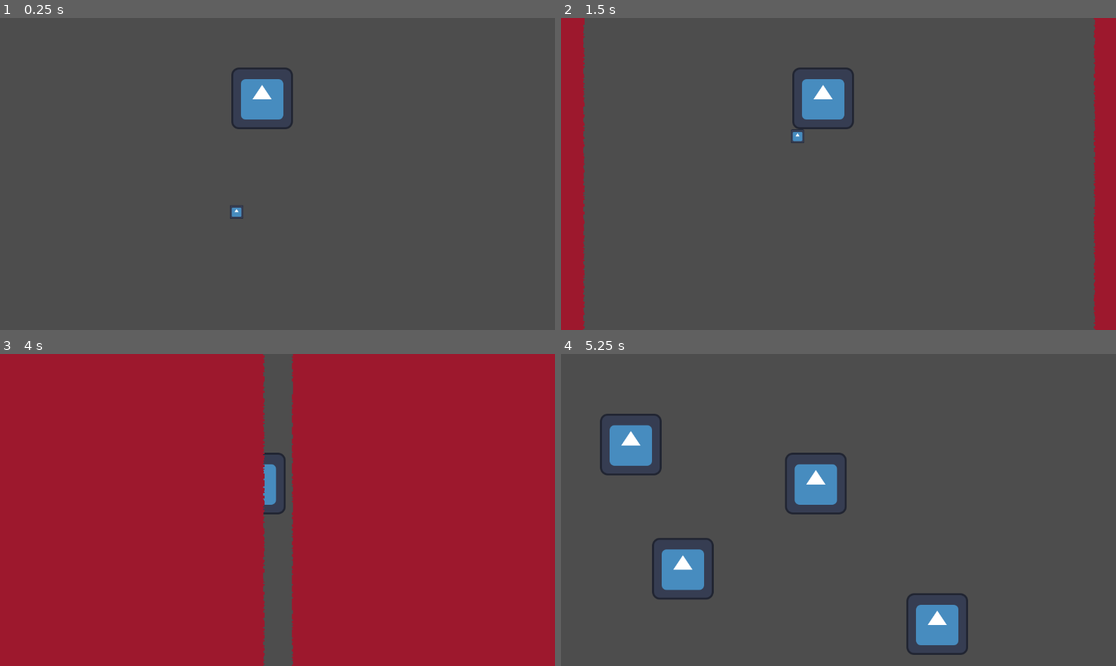
Above: before the commit, frames 1-4 (two rows, left to right).
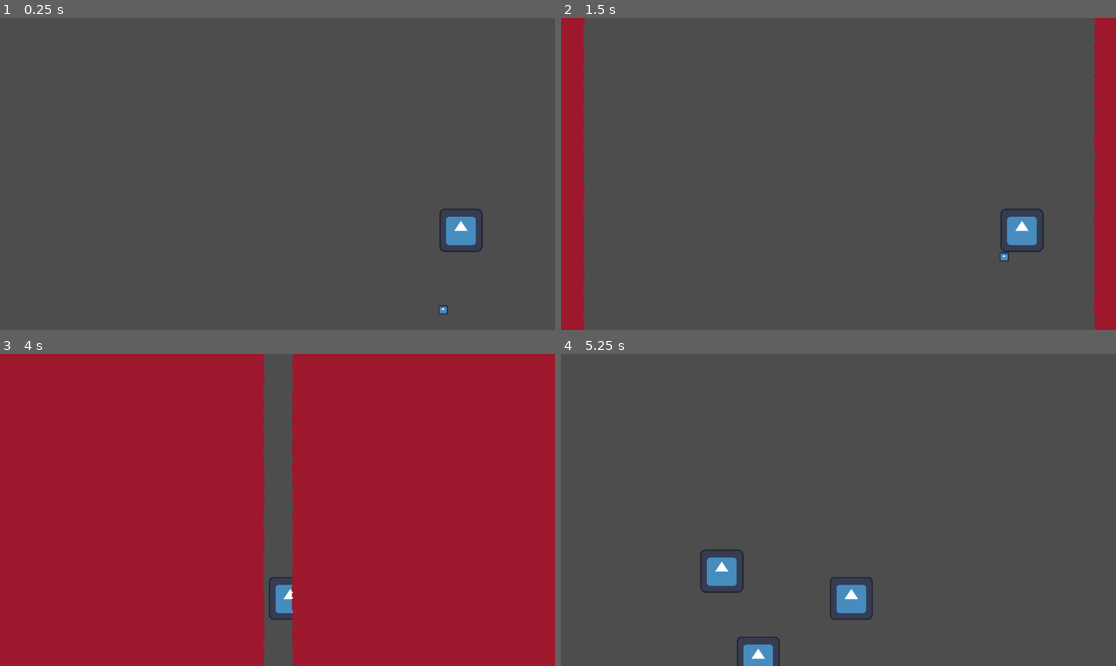
Above: after the commit, the same moments.

Repository: MikalMica/Mascarada-to-wapa
Game: Godot game, scene res://Scenes/Scenarios/LevelProgressionTest.tscn
Same seed, same stepped clock (60 frames per second), same inputs: the game is played once before the commit and once after it. The project has no main scene, so this scene is started directly. The engine's default icon, where the game draws it, is replaced by a stand-in: a white triangle on a blue panel in a dark square.
Inputs:
- Up to frame 1 (0.25 s): no input
- Up to frame 2 (1.5 s): tap Enter at 0.5 s; hold E (default_mask) 0.53-1.28 s; hold Up (Up) from 0.53 s (still down); tap R (object_mask) at 1.35 s
- Up to frame 3 (4 s): release Up (Up) at 2.03 s; hold E (default_mask) 2.03-2.78 s; hold A (Left) 2.03-3.53 s; tap Space at 2.75 s; tap R (object_mask) at 2.85 s; tap Enter at 3.5 s; hold Down (Down) from 3.53 s (still down); hold E (default_mask) from 3.53 s (still down)
- Up to frame 4 (5.25 s): release Down (Down) at 4.28 s; release E (default_mask) at 4.28 s; hold Right (Right) 4.28-5.03 s; tap R (object_mask) at 4.35 s; tap Space at 5 s; hold Up (Up) from 5.03 s (still down); hold E (default_mask) from 5.03 s (still down)

The runs differ from the first frame. In frame 1, 2.0% of the frame differs, in the area x 41-87%, y 15-96%; in frame 2, 2.0%; in frame 3, 0.8%; in frame 4, 6.7%, in the area x 7-74%, y 19-100%.

Commit message:
Camara implementada para hacer efectos chulos de shake

Diff:
--- a/MascaradaToWapa/Scenes/Objects/player_new.tscn
+++ b/MascaradaToWapa/Scenes/Objects/player_new.tscn
@@ -6,7 +6,7 @@
 
 [sub_resource type="RectangleShape2D" id="RectangleShape2D_81akd"]
 
-[node name="Player" type="RigidBody2D" unique_id=1647835319]
+[node name="Player" type="RigidBody2D" unique_id=1647835319 groups=["player"]]
 collision_layer = 129
 gravity_scale = 0.0
 script = ExtResource("1_n4sih")
--- /dev/null
+++ b/MascaradaToWapa/Scenes/Prefabs/camera_2d.tscn
@@ -0,0 +1,6 @@
+[gd_scene format=3 uid="uid://dyq8p3l4um33l"]
+
+[ext_resource type="Script" uid="uid://ceemdxnx1inr" path="res://Scripts/Camera.gd" id="1_p763x"]
+
+[node name="Camera2D" type="Camera2D" unique_id=1676999046]
+script = ExtResource("1_p763x")
--- /dev/null
+++ b/MascaradaToWapa/Scenes/Scenarios/test_scene.tscn
@@ -0,0 +1,7 @@
+[gd_scene format=3 uid="uid://n50v28ewoplp"]
+
+[ext_resource type="PackedScene" uid="uid://3xdvejjvv1hs" path="res://Scenes/Objects/player_new.tscn" id="1_7e6j3"]
+
+[node name="test_scene" type="Node2D" unique_id=1938332153]
+
+[node name="Player" parent="." unique_id=1647835319 instance=ExtResource("1_7e6j3")]
--- /dev/null
+++ b/MascaradaToWapa/Scripts/Camera.gd
@@ -0,0 +1,85 @@
+extends Camera2D
+
+var INIT_ZOOM:Vector2 = Vector2(0.7,0.7)
+const INIT_OFFSET:Vector2 = Vector2.ZERO
+
+var cur_zoom:Vector2 = INIT_ZOOM
+var cur_offset:Vector2 = INIT_OFFSET
+
+var shake_recov_factor:float = 1.0
+var zoom_recov_factor:float = 2.0
+
+@export var _follow:bool = false
+@export var vertical_margin:float = 80.0
+@export var follow_speed:float = 5.0
+
+var GROUP_NAME:StringName = &"player"
+
+@onready var target:Node2D = get_tree().get_first_node_in_group(GROUP_NAME)
+
+
+func _ready():
+	zoom = INIT_ZOOM
+	offset = INIT_OFFSET
+
+	SceneManager.fade_complete.connect(func():
+		_follow = true
+		target = get_tree().get_first_node_in_group(GROUP_NAME))
+
+	make_current()
+
+func _process(delta: float) -> void:
+	follow_target(delta)
+	recover_zoom(delta)
+	recover_offset_and_shake(delta)
+
+
+func follow_target(delta: float) -> void:
+	if target == null:
+		target = get_tree().get_first_node_in_group(GROUP_NAME)
+		return
+
+	if not _follow:
+		return
+
+	var target_pos: Vector2 = target.global_position
+
+	global_position.x = target_pos.x
+
+	var cam_y := global_position.y
+	var top_limit := cam_y - vertical_margin
+	var bottom_limit := cam_y + vertical_margin
+
+	var desired_y := cam_y
+
+	if target_pos.y < top_limit:
+		desired_y = target_pos.y + vertical_margin
+	elif target_pos.y > bottom_limit:
+		desired_y = target_pos.y - vertical_margin
+
+	global_position.y = lerp(cam_y, desired_y, follow_speed * delta)
+
+
+func recover_offset_and_shake(delta:float) -> void:
+	cur_offset = lerp(cur_offset, INIT_OFFSET, delta * shake_recov_factor)
+	cur_offset.x = randf_range(cur_offset.x * -1.0, cur_offset.x * 1.0)
+	cur_offset.y = randf_range(cur_offset.y * -1.0, cur_offset.y * 1.0)
+	offset = cur_offset
+
+
+func recover_zoom(delta:float) -> void:
+	cur_zoom = lerp(cur_zoom, INIT_ZOOM, zoom_recov_factor * delta)
+	zoom = cur_zoom
+
+
+func set_zoom_str(zoom_str:float) -> void:
+	cur_zoom *= zoom_str
+
+
+func set_shake_str(shake_val:Vector2) -> void:
+	cur_offset += shake_val
+
+
+func shake_camera(zoom_str:float, shake_val:Vector2) -> void:
+	set_zoom_str(zoom_str)
+	set_shake_str(shake_val)
--- /dev/null
+++ b/MascaradaToWapa/Tilemaps/bw_tilemap/tileset_bw_tilemap.tres
@@ -0,0 +1,411 @@
+[gd_resource type="TileSet" load_steps=8 format=3 uid="uid://dbigu3i4b0uvj"]
+
+[ext_resource type="Texture2D" uid="uid://lg43rb8naknp" path="res://Tilemaps/bw_tilemap/tileset_bw_tilemap.png" id="1"]
+[ext_resource type="PackedScene" uid="uid://cnfjbr62snb4o" path="res://Prefabs/Elements/pogo_platform.tscn" id="2_6t30j"]
+[ext_resource type="PackedScene" uid="uid://fxhqwmo6vacf" path="res://Prefabs/Props/spikes.tscn" id="2_62iiw"]
+[ext_resource type="PackedScene" uid="uid://2dibxxlwee22" path="res://Prefabs/Props/prop_with_wind.tscn" id="3_ks68b"]
+
+[sub_resource type="NavigationPolygon" id="NavigationPolygon_ks68b"]
+vertices = PackedVector2Array(64, 64, -64, 64, -64, -64, 64, -64)
+polygons = Array[PackedInt32Array]([PackedInt32Array(0, 1, 2, 3)])
+outlines = Array[PackedVector2Array]([PackedVector2Array(-64, -64, 64, -64, 64, 64, -64, 64)])
+agent_radius = 0.0
+
+[sub_resource type="TileSetAtlasSource" id="TileSetAtlasSource_ks68b"]
+texture = ExtResource("1")
+texture_region_size = Vector2i(128, 128)
+0:0/0 = 0
+0:0/0/terrain_set = 0
+0:0/0/terrain = 0
+0:0/0/physics_layer_0/polygon_0/points = PackedVector2Array(-64, -64, 64, -64, 64, 64, -64, 64)
+0:0/0/terrains_peering_bit/right_side = 0
+0:0/0/terrains_peering_bit/bottom_right_corner = 0
+0:0/0/terrains_peering_bit/bottom_side = 0
+1:0/0 = 0
+1:0/0/terrain_set = 0
+1:0/0/terrain = 0
+1:0/0/physics_layer_0/polygon_0/points = PackedVector2Array(-64, -64, 64, -64, 64, 64, -64, 64)
+1:0/0/terrains_peering_bit/right_side = 0
+1:0/0/terrains_peering_bit/bottom_right_corner = 0
+1:0/0/terrains_peering_bit/bottom_side = 0
+1:0/0/terrains_peering_bit/bottom_left_corner = 0
+1:0/0/terrains_peering_bit/left_side = 0
+2:0/0 = 0
+2:0/0/terrain_set = 0
+2:0/0/terrain = 0
+2:0/0/physics_layer_0/polygon_0/points = PackedVector2Array(-64, -64, 64, -64, 64, 64, -64, 64)
+2:0/0/terrains_peering_bit/bottom_side = 0
+2:0/0/terrains_peering_bit/bottom_left_corner = 0
+2:0/0/terrains_peering_bit/left_side = 0
+3:0/0 = 0
+3:0/0/terrain_set = 0
+3:0/0/terrain = 0
+3:0/0/physics_layer_0/polygon_0/points = PackedVector2Array(-64, -64, 64, -64, 64, 64, -64, 64)
+3:0/0/terrains_peering_bit/bottom_side = 0
+4:0/0 = 0
+4:0/0/terrain_set = 0
+4:0/0/terrain = 0
+4:0/0/physics_layer_0/polygon_0/points = PackedVector2Array(-64, -64, 64, -64, 64, 64, -64, 64)
+4:0/0/terrains_peering_bit/right_side = 0
+4:0/0/terrains_peering_bit/bottom_side = 0
+5:0/0 = 0
+5:0/0/terrain_set = 0
+5:0/0/terrain = 0
+5:0/0/physics_layer_0/polygon_0/points = PackedVector2Array(-64, -64, 64, -64, 64, 64, -64, 64)
+5:0/0/terrains_peering_bit/right_side = 0
+5:0/0/terrains_peering_bit/bottom_side = 0
+5:0/0/terrains_peering_bit/bottom_left_corner = 0
+5:0/0/terrains_peering_bit/left_side = 0
+6:0/0 = 0
+6:0/0/terrain_set = 0
+6:0/0/terrain = 0
+6:0/0/physics_layer_0/polygon_0/points = PackedVector2Array(-64, -64, 64, -64, 64, 64, -64, 64)
+6:0/0/terrains_peering_bit/right_side = 0
+6:0/0/terrains_peering_bit/bottom_right_corner = 0
+6:0/0/terrains_peering_bit/bottom_side = 0
+6:0/0/terrains_peering_bit/left_side = 0
+7:0/0 = 0
+7:0/0/terrain_set = 0
+7:0/0/terrain = 0
+7:0/0/physics_layer_0/polygon_0/points = PackedVector2Array(-64, -64, 64, -64, 64, 64, -64, 64)
+7:0/0/terrains_peering_bit/bottom_side = 0
+7:0/0/terrains_peering_bit/left_side = 0
+8:0/0 = 0
+8:0/0/terrain_set = 0
+8:0/0/terrain = 0
+8:0/0/physics_layer_0/polygon_0/points = PackedVector2Array(-64, -64, 64, -64, 64, 64, -64, 64)
+8:0/0/terrains_peering_bit/right_side = 0
+8:0/0/terrains_peering_bit/bottom_side = 0
+8:0/0/terrains_peering_bit/left_side = 0
+9:0/0 = 0
+9:0/0/terrain_set = 0
+9:0/0/terrain = 0
+9:0/0/physics_layer_0/polygon_0/points = PackedVector2Array(-64, -64, 64, -64, 64, 64, -64, 64)
+9:0/0/terrains_peering_bit/right_side = 0
+9:0/0/terrains_peering_bit/bottom_right_corner = 0
+9:0/0/terrains_peering_bit/bottom_side = 0
+9:0/0/terrains_peering_bit/left_side = 0
+9:0/0/terrains_peering_bit/top_left_corner = 0
+9:0/0/terrains_peering_bit/top_side = 0
+9:1/0 = 0
+9:1/0/terrain_set = 0
+9:1/0/terrain = 0
+9:1/0/physics_layer_0/polygon_0/points = PackedVector2Array(-64, -64, 64, -64, 64, 64, -64, 64)
+9:1/0/terrains_peering_bit/right_side = 0
+9:1/0/terrains_peering_bit/bottom_side = 0
+9:1/0/terrains_peering_bit/bottom_left_corner = 0
+9:1/0/terrains_peering_bit/left_side = 0
+9:1/0/terrains_peering_bit/top_side = 0
+9:1/0/terrains_peering_bit/top_right_corner = 0
+9:2/0 = 0
+9:2/0/terrain_set = 0
+9:2/0/terrain = 0
+9:2/0/physics_layer_0/polygon_0/points = PackedVector2Array(-64, -64, 64, -64, 64, 64, -64, 64)
+9:2/0/terrains_peering_bit/right_side = 0
+9:2/0/terrains_peering_bit/bottom_right_corner = 0
+9:2/0/terrains_peering_bit/bottom_side = 0
+9:2/0/terrains_peering_bit/left_side = 0
+9:2/0/terrains_peering_bit/top_side = 0
+9:3/0 = 0
+9:3/0/terrain_set = 0
+9:3/0/terrain = 0
+9:3/0/physics_layer_0/polygon_0/points = PackedVector2Array(-64, -64, 64, -64, 64, 64, -64, 64)
+9:3/0/terrains_peering_bit/right_side = 0
+9:3/0/terrains_peering_bit/bottom_side = 0
+9:3/0/terrains_peering_bit/left_side = 0
+9:3/0/terrains_peering_bit/top_side = 0
+9:3/0/terrains_peering_bit/top_right_corner = 0
+10:3/0 = 0
+10:3/0/terrain_set = 0
+10:3/0/terrain = 0
+10:3/0/physics_layer_0/polygon_0/points = PackedVector2Array(-64, -64, 64, -64, 64, 64, -64, 64)
+10:3/0/terrains_peering_bit/right_side = 0
+10:3/0/terrains_peering_bit/bottom_side = 0
+10:3/0/terrains_peering_bit/left_side = 0
+10:3/0/terrains_peering_bit/top_left_corner = 0
+10:3/0/terrains_peering_bit/top_side = 0
+10:2/0 = 0
+10:2/0/terrain_set = 0
+10:2/0/terrain = 0
+10:2/0/physics_layer_0/polygon_0/points = PackedVector2Array(-64, -64, 64, -64, 64, 64, -64, 64)
+10:2/0/terrains_peering_bit/right_side = 0
+10:2/0/terrains_peering_bit/bottom_side = 0
+10:2/0/terrains_peering_bit/bottom_left_corner = 0
+10:2/0/terrains_peering_bit/left_side = 0
+10:2/0/terrains_peering_bit/top_side = 0
+8:1/0 = 0
+8:1/0/terrain_set = 0
+8:1/0/terrain = 0
+8:1/0/physics_layer_0/polygon_0/points = PackedVector2Array(-64, -64, 64, -64, 64, 64, -64, 64)
+8:1/0/terrains_peering_bit/right_side = 0
+8:1/0/terrains_peering_bit/bottom_side = 0
+8:1/0/terrains_peering_bit/left_side = 0
+8:1/0/terrains_peering_bit/top_left_corner = 0
+8:1/0/terrains_peering_bit/top_side = 0
+8:1/0/terrains_peering_bit/top_right_corner = 0
+7:1/0 = 0
+7:1/0/terrain_set = 0
+7:1/0/terrain = 0
+7:1/0/physics_layer_0/polygon_0/points = PackedVector2Array(-64, -64, 64, -64, 64, 64, -64, 64)
+7:1/0/terrains_peering_bit/bottom_side = 0
+7:1/0/terrains_peering_bit/left_side = 0
+7:1/0/terrains_peering_bit/top_left_corner = 0
+7:1/0/terrains_peering_bit/top_side = 0
+6:1/0 = 0
+6:1/0/terrain_set = 0
+6:1/0/terrain = 0
+6:1/0/physics_layer_0/polygon_0/points = PackedVector2Array(-64, -64, 64, -64, 64, 64, -64, 64)
+6:1/0/terrains_peering_bit/right_side = 0
+6:1/0/terrains_peering_bit/bottom_right_corner = 0
+6:1/0/terrains_peering_bit/bottom_side = 0
+6:1/0/terrains_peering_bit/left_side = 0
+6:1/0/terrains_peering_bit/top_left_corner = 0
+6:1/0/terrains_peering_bit/top_side = 0
+6:1/0/terrains_peering_bit/top_right_corner = 0
+5:1/0 = 0
+5:1/0/terrain_set = 0
+5:1/0/terrain = 0
+5:1/0/physics_layer_0/polygon_0/points = PackedVector2Array(-64, -64, 64, -64, 64, 64, -64, 64)
+5:1/0/terrains_peering_bit/right_side = 0
+5:1/0/terrains_peering_bit/bottom_side = 0
+5:1/0/terrains_peering_bit/bottom_left_corner = 0
+5:1/0/terrains_peering_bit/left_side = 0
+5:1/0/terrains_peering_bit/top_left_corner = 0
+5:1/0/terrains_peering_bit/top_side = 0
+5:1/0/terrains_peering_bit/top_right_corner = 0
+4:1/0 = 0
+4:1/0/terrain_set = 0
+4:1/0/terrain = 0
+4:1/0/physics_layer_0/polygon_0/points = PackedVector2Array(-64, -64, 64, -64, 64, 64, -64, 64)
+4:1/0/terrains_peering_bit/right_side = 0
+4:1/0/terrains_peering_bit/bottom_side = 0
+4:1/0/terrains_peering_bit/top_side = 0
+4:1/0/terrains_peering_bit/top_right_corner = 0
+3:1/0 = 0
+3:1/0/terrain_set = 0
+3:1/0/terrain = 0
+3:1/0/physics_layer_0/polygon_0/points = PackedVector2Array(-64, -64, 64, -64, 64, 64, -64, 64)
+3:1/0/terrains_peering_bit/bottom_side = 0
+3:1/0/terrains_peering_bit/top_side = 0
+2:1/0 = 0
+2:1/0/terrain_set = 0
+2:1/0/terrain = 0
+2:1/0/physics_layer_0/polygon_0/points = PackedVector2Array(-64, -64, 64, -64, 64, 64, -64, 64)
+2:1/0/terrains_peering_bit/bottom_side = 0
+2:1/0/terrains_peering_bit/bottom_left_corner = 0
+2:1/0/terrains_peering_bit/left_side = 0
+2:1/0/terrains_peering_bit/top_left_corner = 0
+2:1/0/terrains_peering_bit/top_side = 0
+1:1/0 = 0
+1:1/0/terrain_set = 0
+1:1/0/terrain = 0
+1:1/0/physics_layer_0/polygon_0/points = PackedVector2Array(-64, -64, 64, -64, 64, 64, -64, 64)
+1:1/0/terrains_peering_bit/right_side = 0
+1:1/0/terrains_peering_bit/bottom_right_corner = 0
+1:1/0/terrains_peering_bit/bottom_side = 0
+1:1/0/terrains_peering_bit/bottom_left_corner = 0
+1:1/0/terrains_peering_bit/left_side = 0
+1:1/0/terrains_peering_bit/top_left_corner = 0
+1:1/0/terrains_peering_bit/top_side = 0
+1:1/0/terrains_peering_bit/top_right_corner = 0
+0:1/0 = 0
+0:1/0/terrain_set = 0
+0:1/0/terrain = 0
+0:1/0/physics_layer_0/polygon_0/points = PackedVector2Array(-64, -64, 64, -64, 64, 64, -64, 64)
+0:1/0/terrains_peering_bit/right_side = 0
+0:1/0/terrains_peering_bit/bottom_right_corner = 0
+0:1/0/terrains_peering_bit/bottom_side = 0
+0:1/0/terrains_peering_bit/top_side = 0
+0:1/0/terrains_peering_bit/top_right_corner = 0
+0:2/0 = 0
+0:2/0/terrain_set = 0
+0:2/0/terrain = 0
+0:2/0/physics_layer_0/polygon_0/points = PackedVector2Array(-64, -64, 64, -64, 64, 64, -64, 64)
+0:2/0/terrains_peering_bit/right_side = 0
+0:2/0/terrains_peering_bit/top_side = 0
+0:2/0/terrains_peering_bit/top_right_corner = 0
+1:2/0 = 0
+1:2/0/terrain_set = 0
+1:2/0/terrain = 0
+1:2/0/physics_layer_0/polygon_0/points = PackedVector2Array(-64, -64, 64, -64, 64, 64, -64, 64)
+1:2/0/terrains_peering_bit/right_side = 0
+1:2/0/terrains_peering_bit/left_side = 0
+1:2/0/terrains_peering_bit/top_left_corner = 0
+1:2/0/terrains_peering_bit/top_side = 0
+1:2/0/terrains_peering_bit/top_right_corner = 0
+2:2/0 = 0
+2:2/0/terrain_set = 0
+2:2/0/terrain = 0
+2:2/0/physics_layer_0/polygon_0/points = PackedVector2Array(-64, -64, 64, -64, 64, 64, -64, 64)
+2:2/0/terrains_peering_bit/left_side = 0
+2:2/0/terrains_peering_bit/top_left_corner = 0
+2:2/0/terrains_peering_bit/top_side = 0
+3:2/0 = 0
+3:2/0/terrain_set = 0
+3:2/0/terrain = 0
+3:2/0/physics_layer_0/polygon_0/points = PackedVector2Array(-64, -64, 64, -64, 64, 64, -64, 64)
+3:2/0/terrains_peering_bit/top_side = 0
+3:3/0 = 0
+3:3/0/terrain_set = 0
+3:3/0/terrain = 0
+3:3/0/physics_layer_0/polygon_0/points = PackedVector2Array(-64, -64, 64, -64, 64, 64, -64, 64)
+2:3/0 = 0
+2:3/0/terrain_set = 0
+2:3/0/terrain = 0
+2:3/0/physics_layer_0/polygon_0/points = PackedVector2Array(-64, -64, 64, -64, 64, 64, -64, 64)
+2:3/0/terrains_peering_bit/left_side = 0
+1:3/0 = 0
+1:3/0/terrain_set = 0
+1:3/0/terrain = 0
+1:3/0/physics_layer_0/polygon_0/points = PackedVector2Array(-64, -64, 64, -64, 64, 64, -64, 64)
+1:3/0/terrains_peering_bit/right_side = 0
+1:3/0/terrains_peering_bit/left_side = 0
+0:3/0 = 0
+0:3/0/terrain_set = 0
+0:3/0/terrain = 0
+0:3/0/physics_layer_0/polygon_0/points = PackedVector2Array(-64, -64, 64, -64, 64, 64, -64, 64)
+0:3/0/terrains_peering_bit/right_side = 0
+4:3/0 = 0
+4:3/0/terrain_set = 0
+4:3/0/terrain = 0
+4:3/0/physics_layer_0/polygon_0/points = PackedVector2Array(-64, -64, 64, -64, 64, 64, -64, 64)
+4:3/0/terrains_peering_bit/right_side = 0
+4:3/0/terrains_peering_bit/top_side = 0
+4:4/0 = 0
+4:4/0/terrain_set = 0
+4:4/0/terrain = 0
+4:4/0/physics_layer_0/polygon_0/points = PackedVector2Array(-64, -64, 64, -64, 64, 64, -64, 64)
+4:4/0/terrains_peering_bit/right_side = 0
+4:4/0/terrains_peering_bit/bottom_side = 0
+4:4/0/terrains_peering_bit/top_side = 0
+4:2/0 = 0
+4:2/0/terrain_set = 0
+4:2/0/terrain = 0
+4:2/0/physics_layer_0/polygon_0/points = PackedVector2Array(-64, -64, 64, -64, 64, 64, -64, 64)
+4:2/0/terrains_peering_bit/right_side = 0
+4:2/0/terrains_peering_bit/bottom_right_corner = 0
+4:2/0/terrains_peering_bit/bottom_side = 0
+4:2/0/terrains_peering_bit/top_side = 0
+5:2/0 = 0
+5:2/0/terrain_set = 0
+5:2/0/terrain = 0
+5:2/0/physics_layer_0/polygon_0/points = PackedVector2Array(-64, -64, 64, -64, 64, 64, -64, 64)
+5:2/0/terrains_peering_bit/right_side = 0
+5:2/0/terrains_peering_bit/bottom_right_corner = 0
+5:2/0/terrains_peering_bit/bottom_side = 0
+5:2/0/terrains_peering_bit/bottom_left_corner = 0
+5:2/0/terrains_peering_bit/left_side = 0
+5:2/0/terrains_peering_bit/top_left_corner = 0
+5:2/0/terrains_peering_bit/top_side = 0
+5:3/0 = 0
+5:3/0/terrain_set = 0
+5:3/0/terrain = 0
+5:3/0/physics_layer_0/polygon_0/points = PackedVector2Array(-64, -64, 64, -64, 64, 64, -64, 64)
+5:3/0/terrains_peering_bit/right_side = 0
+5:3/0/terrains_peering_bit/left_side = 0
+5:3/0/terrains_peering_bit/top_left_corner = 0
+5:3/0/terrains_peering_bit/top_side = 0
+5:4/0 = 0
+5:4/0/terrain_set = 0
+5:4/0/terrain = 0
+5:4/0/physics_layer_0/polygon_0/points = PackedVector2Array(-64, -64, 64, -64, 64, 64, -64, 64)
+5:4/0/terrains_peering_bit/right_side = 0
+5:4/0/terrains_peering_bit/bottom_side = 0
+5:4/0/terrains_peering_bit/bottom_left_corner = 0
+5:4/0/terrains_peering_bit/left_side = 0
+5:4/0/terrains_peering_bit/top_left_corner = 0
+5:4/0/terrains_peering_bit/top_side = 0
+6:3/0 = 0
+6:3/0/terrain_set = 0
+6:3/0/terrain = 0
+6:3/0/physics_layer_0/polygon_0/points = PackedVector2Array(-64, -64, 64, -64, 64, 64, -64, 64)
+6:3/0/terrains_peering_bit/right_side = 0
+6:3/0/terrains_peering_bit/left_side = 0
+6:3/0/terrains_peering_bit/top_side = 0
+6:3/0/terrains_peering_bit/top_right_corner = 0
+6:2/0 = 0
+6:2/0/terrain_set = 0
+6:2/0/terrain = 0
+6:2/0/physics_layer_0/polygon_0/points = PackedVector2Array(-64, -64, 64, -64, 64, 64, -64, 64)
+6:2/0/terrains_peering_bit/right_side = 0
+6:2/0/terrains_peering_bit/bottom_right_corner = 0
+6:2/0/terrains_peering_bit/bottom_side = 0
+6:2/0/terrains_peering_bit/bottom_left_corner = 0
+6:2/0/terrains_peering_bit/left_side = 0
+6:2/0/terrains_peering_bit/top_side = 0
+6:2/0/terrains_peering_bit/top_right_corner = 0
+6:4/0 = 0
+6:4/0/terrain_set = 0
+6:4/0/terrain = 0
+6:4/0/physics_layer_0/polygon_0/points = PackedVector2Array(-64, -64, 64, -64, 64, 64, -64, 64)
+6:4/0/terrains_peering_bit/right_side = 0
+6:4/0/terrains_peering_bit/bottom_right_corner = 0
+6:4/0/terrains_peering_bit/bottom_side = 0
+6:4/0/terrains_peering_bit/left_side = 0
+6:4/0/terrains_peering_bit/top_side = 0
+6:4/0/terrains_peering_bit/top_right_corner = 0
+7:4/0 = 0
+7:4/0/terrain_set = 0
+7:4/0/terrain = 0
+7:4/0/physics_layer_0/polygon_0/points = PackedVector2Array(-64, -64, 64, -64, 64, 64, -64, 64)
+7:4/0/terrains_peering_bit/bottom_side = 0
+7:4/0/terrains_peering_bit/left_side = 0
+7:4/0/terrains_peering_bit/top_side = 0
+7:3/0 = 0
+7:3/0/terrain_set = 0
+7:3/0/terrain = 0
+7:3/0/physics_layer_0/polygon_0/points = PackedVector2Array(-64, -64, 64, -64, 64, 64, -64, 64)
+7:3/0/terrains_peering_bit/left_side = 0
+7:3/0/terrains_peering_bit/top_side = 0
+8:3/0 = 0
+8:3/0/terrain_set = 0
+8:3/0/terrain = 0
+8:3/0/physics_layer_0/polygon_0/points = PackedVector2Array(-64, -64, 64, -64, 64, 64, -64, 64)
+8:3/0/terrains_peering_bit/right_side = 0
+8:3/0/terrains_peering_bit/left_side = 0
+8:3/0/terrains_peering_bit/top_side = 0
+8:3/0/terrains_peering_bit/top_right_corner = 0
+8:2/0 = 0
+8:2/0/terrain_set = 0
+8:2/0/terrain = 0
+8:2/0/physics_layer_0/polygon_0/points = PackedVector2Array(-64, -64, 64, -64, 64, 64, -64, 64)
+8:2/0/terrains_peering_bit/right_side = 0
+8:2/0/terrains_peering_bit/bottom_right_corner = 0
+8:2/0/terrains_peering_bit/bottom_side = 0
+8:2/0/terrains_peering_bit/bottom_left_corner = 0
+8:2/0/terrains_peering_bit/left_side = 0
+8:2/0/terrains_peering_bit/top_side = 0
+7:2/0 = 0
+7:2/0/terrain_set = 0
+7:2/0/terrain = 0
+7:2/0/physics_layer_0/polygon_0/points = PackedVector2Array(-64, -64, 64, -64, 64, 64, -64, 64)
+7:2/0/terrains_peering_bit/bottom_side = 0
+7:2/0/terrains_peering_bit/bottom_left_corner = 0
+7:2/0/terrains_peering_bit/left_side = 0
+7:2/0/terrains_peering_bit/top_side = 0
+8:4/0 = 0
+8:4/0/terrain_set = 0
+8:4/0/terrain = 0
+8:4/0/physics_layer_0/polygon_0/points = PackedVector2Array(-64, -64, 64, -64, 64, 64, -64, 64)
+8:4/0/terrains_peering_bit/right_side = 0
+8:4/0/terrains_peering_bit/bottom_side = 0
+8:4/0/terrains_peering_bit/left_side = 0
+8:4/0/terrains_peering_bit/top_side = 0
+0:4/0 = 0
+0:4/0/navigation_layer_0/polygon = SubResource("NavigationPolygon_ks68b")
+
+[sub_resource type="TileSetScenesCollectionSource" id="TileSetScenesCollectionSource_62iiw"]
+resource_name = "elements"
+scenes/1/scene = ExtResource("2_62iiw")
+scenes/3/scene = ExtResource("3_ks68b")
+scenes/4/scene = ExtResource("2_6t30j")
+
+[resource]
+tile_size = Vector2i(128, 128)
+physics_layer_0/collision_layer = 1
+terrain_set_0/mode = 0
+terrain_set_0/terrain_0/name = "Terrain 0"
+terrain_set_0/terrain_0/color = Color(0.5, 0.34375, 0.25, 1)
+navigation_layer_0/layers = 1
+sources/0 = SubResource("TileSetAtlasSource_ks68b")
+sources/1 = SubResource("TileSetScenesCollectionSource_62iiw")
--- a/MascaradaToWapa/project.godot
+++ b/MascaradaToWapa/project.godot
@@ -19,6 +19,7 @@
 SignalBus="*uid://c73f8sxuqoqxv"
 SceneManager="*uid://j20v4cg7v8m1"
 LevelManager="*uid://b6cwot4ilk8sh"
+Camera="*uid://dyq8p3l4um33l"
 
 [editor_plugins]
 
@@ -27,6 +28,7 @@
 [global_group]
 
 checkpoint=""
+player=""
 
 [input]
 
Not shown, added: MascaradaToWapa/Assets/Images/Player/player_spritesheet.png.import
Not shown, added: MascaradaToWapa/Scripts/Camera.gd.uid
Not shown, added: MascaradaToWapa/Tilemaps/bw_tilemap/bw_tilemap.png.import
Binary file added: MascaradaToWapa/Tilemaps/bw_tilemap/tileset_bw_tilemap.png
Not shown, added: MascaradaToWapa/Tilemaps/bw_tilemap/tileset_bw_tilemap.png.import
